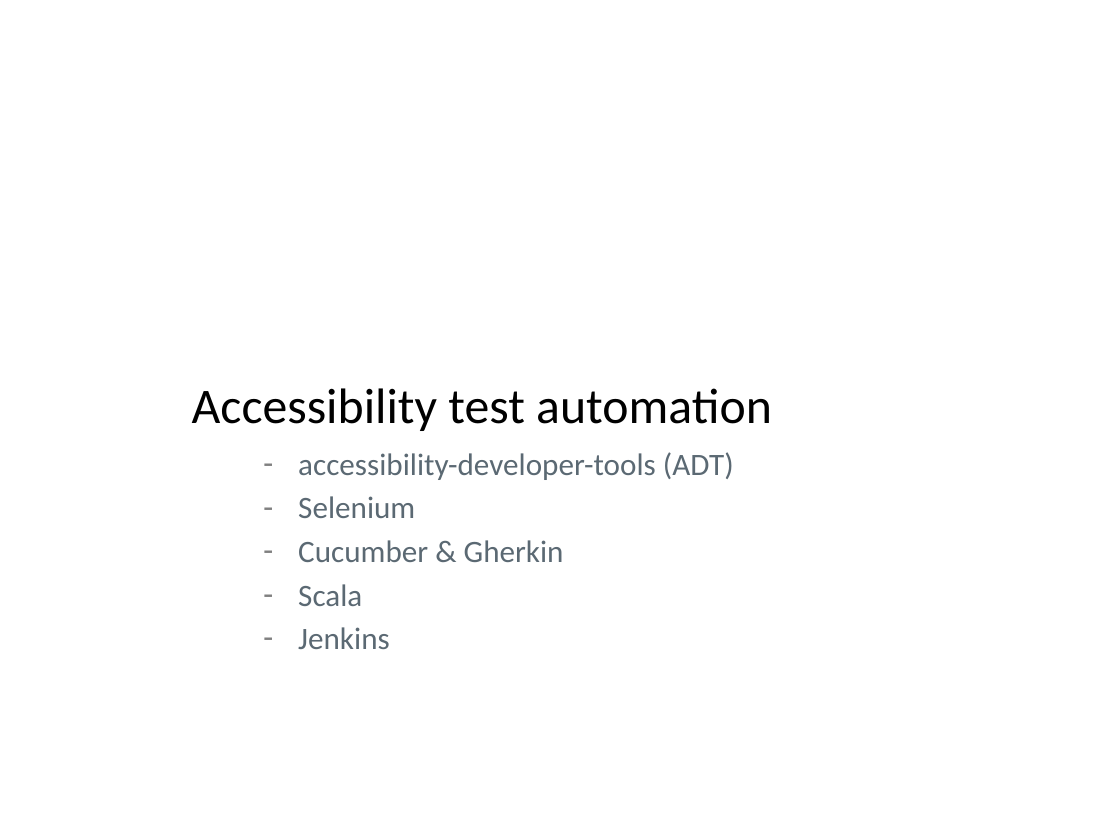
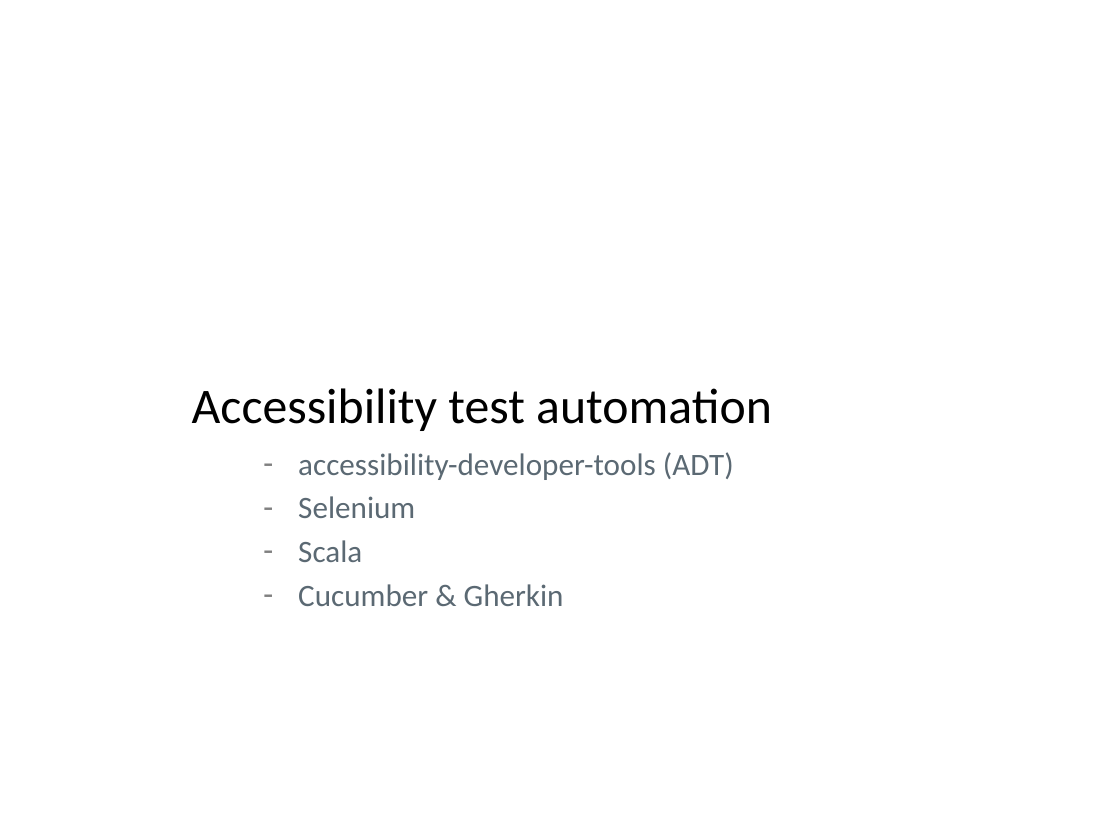
Before and after one commit to kristapsmelderis/tapost-2015-accessibility, a slide deck: slide 1 of tapost-2015-accessibility.pptx. Drawn at 1120x840 pixels with LibreOffice and Linux fonts; fonts in the diff are those of the drawing; background and template pictures are left out. Boxes give left, top, right and bottom in pixels: in the first picture for what was removed or moved away, otherwise in the second. Text is boxed around its words. In the diff, an @@ line names an element or a change of style, - is before the commit and + after.

Commit message:
finalise example test project, finalise presentation

```diff
--- a/tapost-2015-accessibility.pptx
+++ b/tapost-2015-accessibility.pptx
@@ subtitle at (298, 540, 362, 562): paragraph added @@
+– Scala
@@ subtitle at (298, 584, 390, 649): paragraphs removed @@
-– Scala
-– Jenkins
```
Also in this commit, not shown: 7 other slides changed, 7 slides added, 11 other files.
